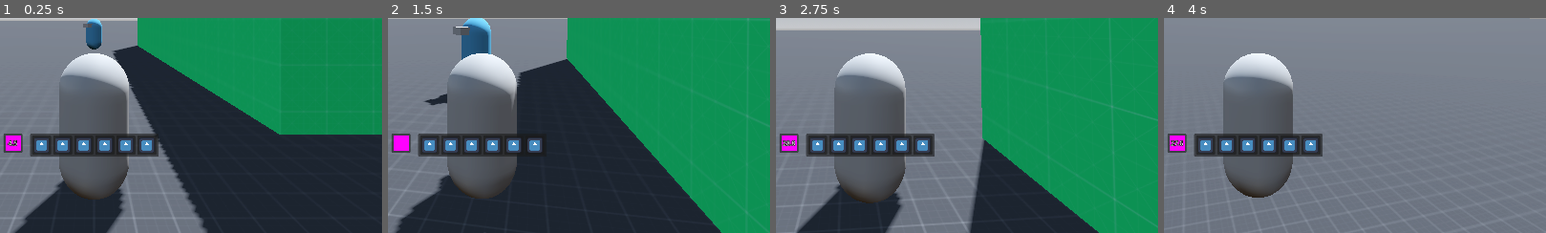
Above: before the commit, frames 1-4 (left to right).
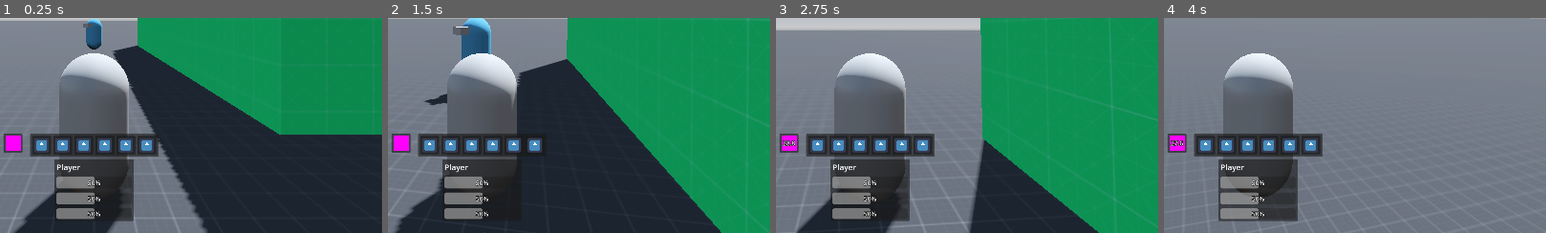
Above: after the commit, the same moments.

Repository: EveningComet/Enigma-Fusion
Game: Godot game, scene res://Scenes/Game.tscn
Two runs of this game, one before a commit and one after it. Both use one fixed random seed, a clock stepped at 60 frames per second and the inputs below. The engine's default icon, where the game draws it, is replaced by a stand-in: a white triangle on a blue panel in a dark square.
Inputs (mouse positions are % of the whole screen's width and height, from its top left):
- Up to frame 1 (0.25 s): no input
- Up to frame 2 (1.5 s): tap Enter at 0.5 s; move the mouse to (55, 50) at 0.52 s; hold W (move_forward) from 0.53 s (still down); click (55, 50) at 0.6 s; tap Space (jump) at 0.77 s; tap E (interact) at 0.8, 1.35 s; move the mouse to (45, 50) at 1.27 s
- Up to frame 3 (2.75 s): keep holding W (move_forward); tap Space (jump) at 1.52 s; tap F (talk) at 1.55, 2.1 s; move the mouse to (52, 48) at 2.02 s; click (52, 48) at 2.3 s
- Up to frame 4 (4 s): keep holding W (move_forward); move the mouse to (49, 52) at 2.77 s; click (49, 52) at 2.85 s; tap Space (jump) at 3.02, 3.77 s; tap E (interact) at 3.05, 3.6 s; move the mouse to (57, 51) at 3.52 s; tap F (talk) at 3.8 s
The pictures show only the part of the screen within x 38-88%, y 50-100%; the shares and areas given below are measured in that part.

The runs differ from the first frame. In frame 1, 4.5% of the frame differs, in the area x 2-35%, y 56-95%; in frame 2, 3.4%; in frame 3, 4.5%; in frame 4, 4.6%, in the area x 14-35%, y 65-95%.

Commit message:
Overhauling Talking With Enemies
I'm making it so that when the talk with hostile npcs button is pressed, fire some sort of projectile to interact with them.

Diff:
--- a/Game Data/Skills/Test Projectile Attack.tres
+++ b/Game Data/Skills/Test Projectile Attack.tres
@@ -1,12 +1,19 @@
-[gd_resource type="Resource" script_class="SkillData" load_steps=2 format=3 uid="uid://brfpqfn6tfjv4"]
+[gd_resource type="Resource" script_class="SkillData" load_steps=4 format=3 uid="uid://brfpqfn6tfjv4"]
 
 [ext_resource type="Script" path="res://Scripts/Creature/Skill/SkillData.gd" id="1_rc8co"]
+[ext_resource type="Script" path="res://Scripts/Creature/Skill/Effects/SpawnProjectile.gd" id="1_uhxv8"]
+
+[sub_resource type="Resource" id="Resource_spaa7"]
+script = ExtResource("1_uhxv8")
+power_scale = 1.0
+use_special_stat = false
 
 [resource]
 script = ExtResource("1_rc8co")
 localization_name = "Test Projectile Attack"
 localization_description = "An attakc meant to test firing projectiles."
+is_passive = false
 base_cooldown = 1.0
 base_cost = 5
 execution_time = 0.0
-effects = Array[Resource("res://Scripts/Creature/Skill/SkillEffect.gd")]([])
+effects = Array[Resource("res://Scripts/Creature/Skill/SkillEffect.gd")]([SubResource("Resource_spaa7")])
--- a/Scenes/Maps/Testing Level.tscn
+++ b/Scenes/Maps/Testing Level.tscn
@@ -8,7 +8,7 @@
 [ext_resource type="PackedScene" uid="uid://dlvi5ahhmor1q" path="res://Scenes/Test Friendly AI.tscn" id="6_ktkaw"]
 [ext_resource type="PackedScene" uid="uid://dd8krdwvnt2cm" path="res://Scenes/UI/Pause Menu.tscn" id="7_uu3dd"]
 [ext_resource type="PackedScene" uid="uid://cw6v7bqh7go64" path="res://Scenes/Test Enemy.tscn" id="8_pltb2"]
-[ext_resource type="Script" path="res://Scripts/Player/HostileTalkHandler.gd" id="9_dnqrv"]
+[ext_resource type="Script" path="res://Scripts/Player/HostileTalkResolver.gd" id="9_dnqrv"]
 
 [sub_resource type="ProceduralSkyMaterial" id="ProceduralSkyMaterial_oeiyl"]
 sky_horizon_color = Color(0.64625, 0.65575, 0.67075, 1)
@@ -85,5 +85,5 @@
 [node name="Test Enemy" parent="." instance=ExtResource("8_pltb2")]
 transform = Transform3D(-0.707107, 0, -0.707107, 0, 1, 0, 0.707107, 0, -0.707107, -21.8512, 1.6, -14.6869)
 
-[node name="HostileTalkHandler" type="Node" parent="."]
+[node name="HostileTalkResolver" type="Node" parent="."]
 script = ExtResource("9_dnqrv")
--- /dev/null
+++ b/Scenes/Player/Hostile Talk Starter.tscn
@@ -0,0 +1,21 @@
+[gd_scene load_steps=5 format=3 uid="uid://dewqtqbx2j88g"]
+
+[ext_resource type="Script" path="res://Scripts/Player/HostileTalkStarter.gd" id="1_i3rrc"]
+
+[sub_resource type="SphereShape3D" id="SphereShape3D_drsqc"]
+
+[sub_resource type="StandardMaterial3D" id="StandardMaterial3D_c33d3"]
+transparency = 1
+albedo_color = Color(0.509804, 0.611765, 0.85098, 0.498039)
+
+[sub_resource type="SphereMesh" id="SphereMesh_1fwl2"]
+material = SubResource("StandardMaterial3D_c33d3")
+
+[node name="Hostile Talk Starter" type="Area3D"]
+script = ExtResource("1_i3rrc")
+
+[node name="CollisionShape3D" type="CollisionShape3D" parent="."]
+shape = SubResource("SphereShape3D_drsqc")
+
+[node name="GFX" type="CSGMesh3D" parent="."]
+mesh = SubResource("SphereMesh_1fwl2")
--- a/Scenes/Player/Player.tscn
+++ b/Scenes/Player/Player.tscn
@@ -9,6 +9,8 @@
 [ext_resource type="Script" path="res://Scripts/Creature/Skill/SkillHandler.gd" id="6_uijcs"]
 [ext_resource type="Resource" uid="uid://brfpqfn6tfjv4" path="res://Game Data/Skills/Test Projectile Attack.tres" id="7_654j6"]
 [ext_resource type="Script" path="res://Scripts/Player/PlayerHostileTalkHandler.gd" id="7_gswu2"]
+[ext_resource type="Script" path="res://Scripts/Player/PlayerSkillActivator.gd" id="9_wq3v5"]
+[ext_resource type="PackedScene" uid="uid://dewqtqbx2j88g" path="res://Scenes/Player/Hostile Talk Starter.tscn" id="11_hfac6"]
 
 [sub_resource type="CapsuleMesh" id="CapsuleMesh_c34u5"]
 
@@ -32,14 +34,13 @@
 shape = SubResource("CapsuleShape3D_robhp")
 
 [node name="Camera Rig" type="SpringArm3D" parent="." node_paths=PackedStringArray("target")]
-transform = Transform3D(1, 0, 0, 0, 1, 0, 0, 0, 1, 0, 1.5, 0)
+transform = Transform3D(1, 0, 0, 0, 1, 0, 0, 0, 1, 0, 2, 0)
 spring_length = 4.0
 margin = 0.2
 script = ExtResource("1_x8v2e")
 target = NodePath("..")
 
 [node name="Camera3D" type="Camera3D" parent="Camera Rig"]
-transform = Transform3D(1, 0, 0, 0, 1, 0, 0, 0, 1, 0, 0, 0)
 current = true
 
 [node name="PlayerLocomotionController" type="Node" parent="." node_paths=PackedStringArray("camera_controller")]
@@ -63,6 +64,10 @@
 [node name="PlayerInputController" type="Node" parent="."]
 script = ExtResource("6_tnric")
 
+[node name="PlayerSkillActivator" type="Node" parent="." node_paths=PackedStringArray("skill_handler")]
+script = ExtResource("9_wq3v5")
+skill_handler = NodePath("../Combatant/SkillHandler")
+
 [node name="Interaction Radius" type="Area3D" parent="."]
 
 [node name="CollisionShape3D" type="CollisionShape3D" parent="Interaction Radius"]
@@ -71,6 +76,7 @@
 [node name="PlayerHostileTalkHandler" type="Node" parent="." node_paths=PackedStringArray("cooldown_timer", "interaction_radius")]
 script = ExtResource("7_gswu2")
 cooldown_timer = NodePath("Timer")
+hostile_talk_starter_prefab = ExtResource("11_hfac6")
 interaction_radius = NodePath("../Interaction Radius")
 
 [node name="Timer" type="Timer" parent="PlayerHostileTalkHandler"]
--- a/Scripts/Autoloads/Eventbus.gd
+++ b/Scripts/Autoloads/Eventbus.gd
@@ -8,4 +8,4 @@
 signal active_party_changed(active_party: Array)
 
 ## Fired when the player tries talking to an NPC or an enemy.
-signal begin_conversation(node)
+signal begin_conversation_with_enemy(target)
--- a/Scripts/Autoloads/PlayerRosterController.gd
+++ b/Scripts/Autoloads/PlayerRosterController.gd
@@ -33,6 +33,12 @@
 func delete() -> void:
 	pass
 
+func contains_character(character_to_check) -> bool:
+	# TODO: Proper data types.
+	if roster.has(character_to_check):
+		return true
+	return false
+
 ## Give the player and their team experience points.
 func give_experience_points(amt: int) ->  void:
 	for pm in roster:
--- /dev/null
+++ b/Scripts/Creature/Skill/Effects/SpawnProjectile.gd
@@ -0,0 +1,8 @@
+## Skill effect that spawns a projectile.
+class_name SpawnProjectile extends SkillEffect
+
+## The projectile this skill will spawn.
+@export var projectile_prefab: PackedScene
+
+func execute(activator, targets) -> void:
+	pass
--- a/Scripts/Creature/Skill/SkillEffect.gd
+++ b/Scripts/Creature/Skill/SkillEffect.gd
@@ -6,5 +6,12 @@
 
 @export var use_special_stat: bool = false
 
+func get_facing_dir(dir: Vector3):
+	pass
+
 func get_power(com: Combatant) -> float:
 	return 0.0
+
+## Have the particular skill effect do its thing.
+func execute(activator, targets) -> void:
+	pass
--- a/Scripts/Player/HostileTalkHandler.gd
+++ b/Scripts/Player/HostileTalkResolver.gd
@@ -1,8 +1,8 @@
 ## Handles how and when the player interacts with hostile NPCs.
-class_name HostileTalkHandler extends Node
+class_name HostileTalkResolver extends Node
 
 func _ready() -> void:
-	Eventbus.begin_conversation.connect( on_begin_conversation )
+	Eventbus.begin_conversation_with_enemy.connect( on_begin_conversation )
 
 func on_begin_conversation(target) -> void:
 	if target.has_node("Combatant") == false:
--- /dev/null
+++ b/Scripts/Player/HostileTalkStarter.gd
@@ -0,0 +1,40 @@
+## When colliding with an enemy, and they are able to talk, this will enter the
+## talking state for the player.
+class_name HostileTalkStarter extends Area3D
+
+@export var speed: float = 10.0
+
+## How long this exists before destroying itself.
+@export var max_lifetime: float = 3.0
+var curr_lifetime: float = 0.0
+
+var velocity: Vector3 = Vector3.ZERO
+
+func _ready() -> void:
+	set_as_top_level(true)
+	body_entered.connect( on_body_entered )
+
+func _physics_process(delta: float) -> void:
+	global_position += -transform.basis.z * speed * delta
+	curr_lifetime += delta
+	if curr_lifetime >= max_lifetime:
+		queue_free()
+
+func set_direction(dir: Vector3) -> void:
+	pass
+
+func on_body_entered(body) -> void:
+	# TODO: This is bad form. Modify this.
+	if body.name == "Player":
+		return
+
+	# TODO: Bad form. Modify this.
+	if body.name == "Test Enemy":
+		# Collided with an enemy the player can talk to, fire the event
+		Eventbus.begin_conversation_with_enemy.emit(body)
+
+	if OS.is_debug_build() == true:
+		print("HostileTalkStarter :: Collided and destroying self.")
+
+	# Destroy us when colliding with anything else
+	queue_free()
--- a/Scripts/Player/PlayerHostileTalkHandler.gd
+++ b/Scripts/Player/PlayerHostileTalkHandler.gd
@@ -1,9 +1,12 @@
 ## Used to handle talking with hostile NPCs.
 class_name PlayerHostileTalkHandler extends Node
 
+## Used to display the cooldown to the player.
 signal player_pressed_hostile_talk_button()
 
 @export var cooldown_timer: Timer
+
+@export var hostile_talk_starter_prefab: PackedScene
 
 ## How long, in seconds, before the player can talk to another enemy.
 @export var cooldown_time:  float = 30.0
@@ -20,8 +23,5 @@
 
 		# TODO: Have the player aim for the enemy they want to talk to.
 		# Find the nearest character to talk to
-		var potential_targets: Array = interaction_radius.get_overlapping_bodies()
-		potential_targets.erase(get_parent())
-		for e in potential_targets:
-			if e.name == "Test Enemy":
-				PlayerRosterController.add_to_roster(e)
+		var hostile_talk_starter = hostile_talk_starter_prefab.instantiate()
+		get_parent().add_child(hostile_talk_starter)
--- /dev/null
+++ b/Scripts/Player/PlayerSkillActivator.gd
@@ -0,0 +1,21 @@
+## Middleman for activating the player's skills.
+class_name PlayerSkillActivator extends Node
+
+## The object storing the skills.
+@export var skill_handler: SkillHandler
+
+func _ready() -> void:
+	# TODO: Find a cleaner way to do this.
+	await get_tree().process_frame
+	PlayerRosterController.add_to_roster(get_parent())
+
+func _process(delta: float) -> void:
+	if Input.is_action_just_pressed("attack"):
+		pass
+
+	if Input.is_action_just_pressed("skill_action_3"):
+		pass
+
+	if InputEventJoypadButton:
+		if Input.is_action_pressed("use_extra_skills") and Input.is_action_just_pressed("skill_action_3"):
+			pass
--- a/Scripts/Stats/StatHelper.gd
+++ b/Scripts/Stats/StatHelper.gd
@@ -25,7 +25,10 @@
 	FireMods,
 	WaterMods,
 	EarthMods,
-	AirMods
+	AirMods,
+
+	# Other
+	CritChance
 }
 
 ## The different damage types that exist in the game.
--- a/Scripts/UI/General/HostileTalkSlot.gd
+++ b/Scripts/UI/General/HostileTalkSlot.gd
@@ -10,6 +10,7 @@
 
 func _ready() -> void:
 	set_physics_process(false)
+	on_timer_timeout()
 
 func set_player_hostile_talk_handler(new_th: PlayerHostileTalkHandler) -> void:
 	player_hostile_talk_handler = new_th
--- a/Scripts/UI/General/PartyMemberUISlot.gd
+++ b/Scripts/UI/General/PartyMemberUISlot.gd
@@ -8,6 +8,7 @@
 	get: return curr_char
 	set(value):
 		curr_char = value
+		# TODO: Subscribe to stat changing events.
 		char_name_label.set_text(curr_char.name)
 
 @export var char_name_label: Label
--- a/project.godot
+++ b/project.godot
@@ -118,7 +118,7 @@
 skill_action_3={
 "deadzone": 0.5,
 "events": [Object(InputEventKey,"resource_local_to_scene":false,"resource_name":"","device":-1,"window_id":0,"alt_pressed":false,"shift_pressed":false,"ctrl_pressed":false,"meta_pressed":false,"pressed":false,"keycode":49,"physical_keycode":49,"key_label":49,"unicode":49,"echo":false,"script":null)
-, Object(InputEventJoypadButton,"resource_local_to_scene":false,"resource_name":"","device":-1,"button_index":2,"pressure":0.0,"pressed":true,"script":null)
+, Object(InputEventJoypadButton,"resource_local_to_scene":false,"resource_name":"","device":-1,"button_index":0,"pressure":0.0,"pressed":true,"script":null)
 ]
 }
 use_extra_skills={
Not shown: 1 places in Scenes/Player/Player.tscn that only renumber resources
